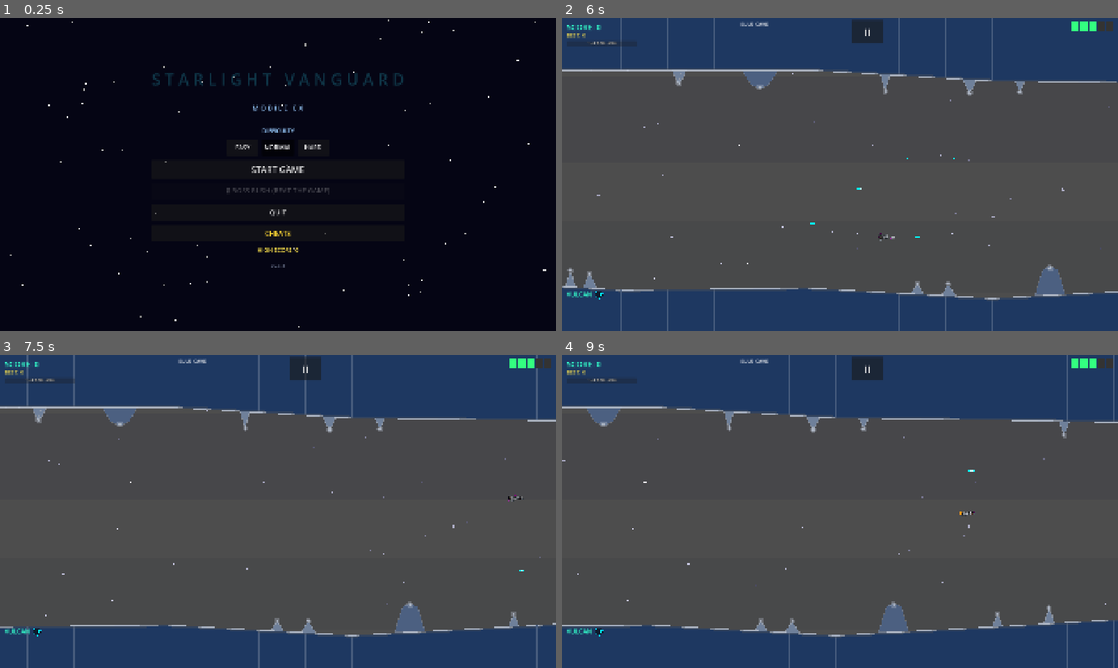
Above: before the commit, frames 1-4 (two rows, left to right).
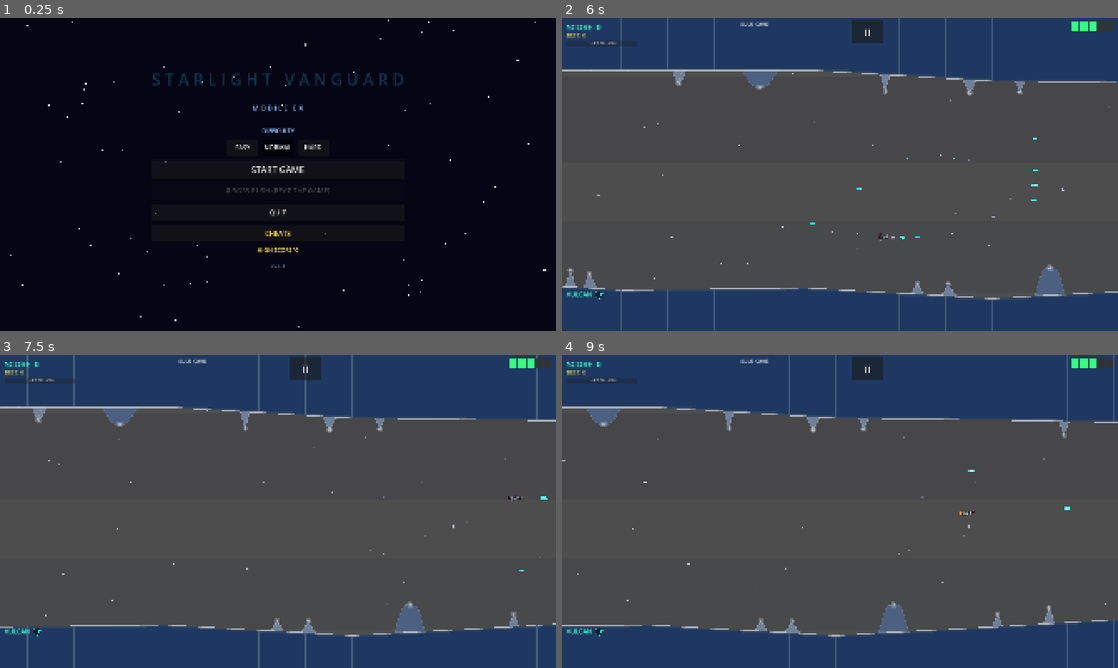
Above: after the commit, the same moments.

Repository: b6-stack/rtype-game
Game: Godot game, scene res://scenes/main_menu/MainMenu.tscn
Two runs of this game, one before a commit and one after it. Both use one fixed random seed, a clock stepped at 60 frames per second and the inputs below.
Inputs (mouse positions are in pixels of both pictures, inside the frame that each line leads up to):
- Up to frame 1 (0.25 s): no input
- Up to frame 2 (6 s): click "EASY" at 0.5 s; click "EASY" at 1.25 s; click "NORMAL" at 2 s; click "NORMAL" at 2.75 s; click "START GAME" at 3.5 s; tap Enter at 4.25 s; move the mouse to (962, 158) at 4.27 s; hold D (move_right) 4.28-5 s; hold Space (fire) 4.28-5 s; tap Z (charge) at 4.35, 5.85 s; click (962, 158) at 4.42 s; drag from (728, 190) to (812, 237) at 5.02 s; move the mouse to (895, 105) at 5.77 s; hold D (move_right) from 5.78 s (still down); hold Space (fire) from 5.78 s (still down)
- Up to frame 3 (7.5 s): release D (move_right) at 6.5 s; release Space (fire) at 6.5 s; drag from (250, 574) to (550, 498) at 6.52 s; move the mouse to (444, 558) at 7.27 s; hold A (move_left) from 7.28 s (still down); hold Space (fire) from 7.28 s (still down); tap Z (charge) at 7.35 s
- Up to frame 4 (9 s): release A (move_left) at 8 s; release Space (fire) at 8 s; drag from (673, 464) to (1040, 498) at 8.02 s; move the mouse to (867, 511) at 8.77 s; hold S (move_down) from 8.78 s (still down); hold Space (fire) from 8.78 s (still down); tap Z (charge) at 8.85 s; click (867, 511) at 8.92 s

The runs differ from the first frame. In frame 2, less than 0.1% of the frame differs, in the area x 60-86%, y 38-71%; in frame 3, less than 0.1%; in frame 4, less than 0.1%.

Commit message:
Even faster/denser Vulcan charge spread, further cut Omega's bullet output
Vulcan charge_time 1.0 -> 0.75. Charge tiers now fire more bullets in a
narrower cone (5/8/11 bullets at 10/16/22 degrees, up from 3/5/7 at
14/22/32) — denser wall for shooting down enemy fire without fanning
out as wide.

Omega toned down further across every phase: claw three-way fire
interval 0.9s -> 1.2s; laser sweep dropped from 3 lines to 2 and its
bullet interval 0.05s -> 0.08s (was still ~65 bullets/sec, now ~25);
phase 2 radial 6->5 bullets, interval 2.4s -> 2.8s; phase 3 radial
10->7 bullets, interval 1.2s -> 1.6s, teleport 3.5s -> 4.0s, gravity
wells 5.0s -> 6.5s.

v2.8.3

Co-Authored-By: Claude Sonnet 5 <noreply@anthropic.com>

Diff:
--- a/autoloads/GameState.gd
+++ b/autoloads/GameState.gd
@@ -8,7 +8,7 @@
 
 ## Bump this alongside export_presets.cfg's version/name on every release
 ## so the main menu version label reflects what's actually installed.
-const APP_VERSION := "2.8.2"
+const APP_VERSION := "2.8.3"
 
 signal score_changed(new_score: int)
 signal lives_changed(new_lives: int)
--- a/resources/weapons/weapon_vulcan.tres
+++ b/resources/weapons/weapon_vulcan.tres
@@ -10,5 +10,5 @@
 fire_rate = 5.0
 bullet_speed = 750.0
 damage = 5
-charge_time = 1.0
+charge_time = 0.75
 description = "Rapid-fire vulcan cannon."
--- a/scenes/bosses/BossOmega.gd
+++ b/scenes/bosses/BossOmega.gd
@@ -22,7 +22,7 @@
 var _sweep_timer: float = 0.0
 var _sweep_bullet_accum: float = 0.0
 const SWEEP_DURATION: float = 1.8
-const SWEEP_BULLET_INTERVAL: float = 0.05
+const SWEEP_BULLET_INTERVAL: float = 0.08
 
 # ── Phase 2 – Charge + Grunts ─────────────────────────────────────────────────
 enum ChargeState { IDLE, CHARGING, RECOVERING }
@@ -94,7 +94,7 @@
 	_claw_bottom.rotation_degrees = -_claw_angle
 
 	_claw_fire_timer += delta
-	if _claw_fire_timer >= 0.9:
+	if _claw_fire_timer >= 1.2:
 		_claw_fire_timer = 0.0
 		_fire_three_way(540.0, Color(1.0, 0.3, 0.1, 1.0), 14)
 
@@ -110,9 +110,9 @@
 	if _sweep_bullet_accum >= SWEEP_BULLET_INTERVAL:
 		_sweep_bullet_accum = 0.0
 		var t: float = _sweep_timer / SWEEP_DURATION
-		# Triple sweep
-		for i: int in range(3):
-			var base_deg: float = 150.0 + i * 30.0
+		# Double sweep
+		for i: int in range(2):
+			var base_deg: float = 150.0 + i * 60.0
 			var current_deg: float = base_deg - t * 180.0
 			var vel: Vector2 = Vector2.from_angle(deg_to_rad(current_deg)) * 820.0
 			_spawn_boss_bullet(vel, Color(1.0, 0.9, 0.0, 1.0), 20)
@@ -148,9 +148,9 @@
 
 	# Also fire radial during charge phase
 	_radial_timer += delta
-	if _radial_timer >= 2.4:
+	if _radial_timer >= 2.8:
 		_radial_timer = 0.0
-		_fire_radial(6, 500.0, 18, Color(1.0, 0.4, 0.1, 1.0), _time * 20.0)
+		_fire_radial(5, 500.0, 18, Color(1.0, 0.4, 0.1, 1.0), _time * 20.0)
 
 
 # ── Phase 3: All-Out ──────────────────────────────────────────────────────────
@@ -164,19 +164,19 @@
 
 	# Rapid radial shot
 	_radial_timer += delta
-	if _radial_timer >= 1.2:
+	if _radial_timer >= 1.6:
 		_radial_timer = 0.0
-		_fire_radial(10, 560.0, 20, Color(1.0, 0.2, 0.2, 1.0), _time * 30.0)
-
-	# Teleport every 3.5s
+		_fire_radial(7, 560.0, 20, Color(1.0, 0.2, 0.2, 1.0), _time * 30.0)
+
+	# Teleport every 4s
 	_teleport_timer += delta
-	if _teleport_timer >= 3.5:
+	if _teleport_timer >= 4.0:
 		_teleport_timer = 0.0
 		_do_teleport()
 
-	# Gravity wells every 5s
+	# Gravity wells every 6.5s
 	_well_timer += delta
-	if _well_timer >= 5.0:
+	if _well_timer >= 6.5:
 		_well_timer = 0.0
 		_spawn_gravity_well()
 
--- a/scenes/player/weapons/WeaponVulcan.gd
+++ b/scenes/player/weapons/WeaponVulcan.gd
@@ -14,8 +14,8 @@
 	)
 
 func _do_charge_fire(spawn_pos: Vector2, charge_level: float) -> void:
-	var count: int = 3 if charge_level < 0.6 else (5 if charge_level < 1.0 else 7)
-	var spread_angle: float = 14.0 if charge_level < 0.6 else (22.0 if charge_level < 1.0 else 32.0)
+	var count: int = 5 if charge_level < 0.6 else (8 if charge_level < 1.0 else 11)
+	var spread_angle: float = 10.0 if charge_level < 0.6 else (16.0 if charge_level < 1.0 else 22.0)
 	var base_charge_damage: float = damage * lerpf(1.5, 2.6, charge_level)
 	var charge_damage: int = max(1, int(base_charge_damage * get_charge_tier_multiplier(charge_level) * get_charge_damage_scale()))
 	var bullet_size: float = lerpf(1.1, 1.85, charge_level)
Not shown, changed: export_presets.cfg
